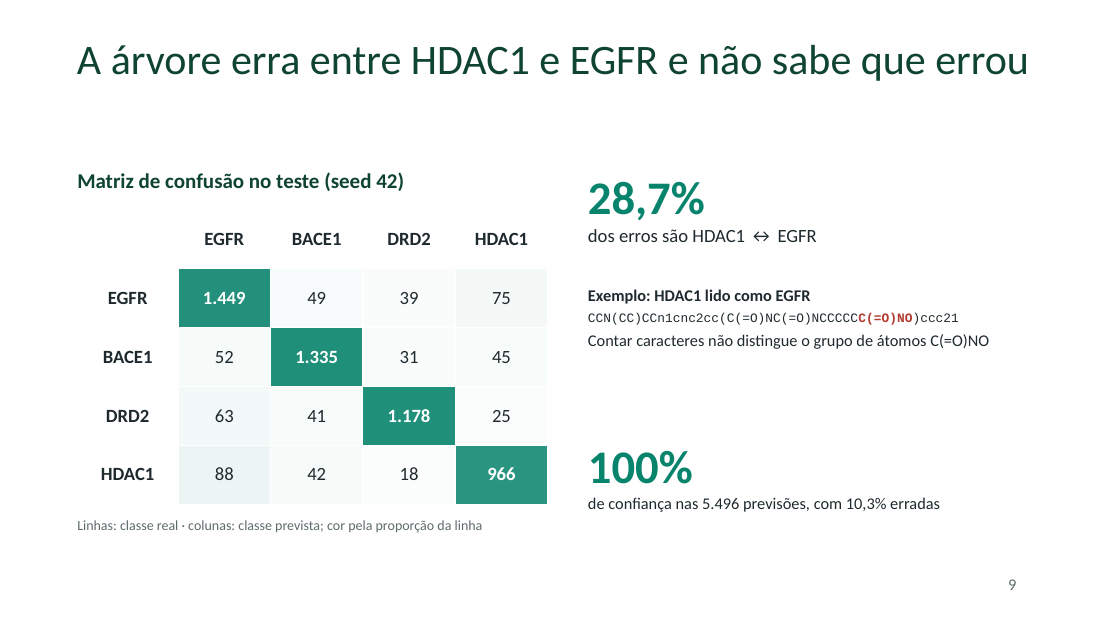
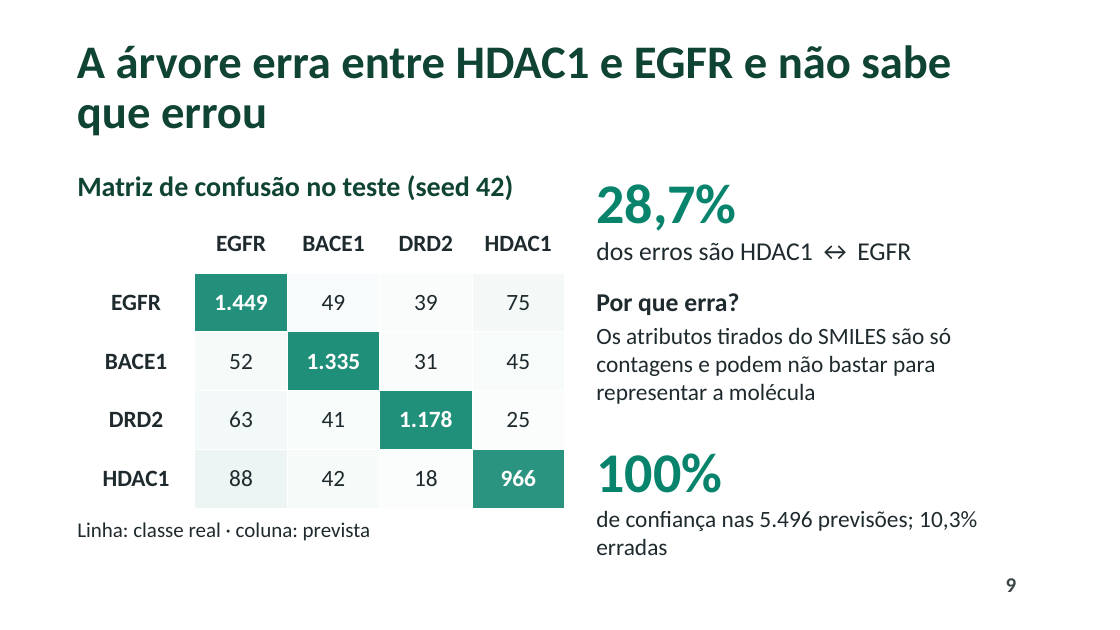
Before and after one commit to pumba-dev/machine-learning-practice, a slide deck: slide 9 of slides/apresentacao.pptx. Drawn at 1120x630 pixels with LibreOffice and Linux fonts; fonts in the diff are those of the drawing; background and template pictures are left out. Boxes give left, top, right and bottom in pixels: in the first picture for what was removed or moved away, otherwise in the second. Text is boxed around its words. In the diff, an @@ line names an element or a change of style, - is before the commit and + after.

```diff
--- a/slides/apresentacao.pptx
+++ b/slides/apresentacao.pptx
@@ title "A árvore erra entre HDAC1 ..." at [77, 45, 951, 136]: size 36 to 40 pt, bold on @@
@@ text "Matriz de confusão no teste ..." at [77, 175, 513, 200]: size 18 to 24 pt @@
@@ text "28,7%": place and size @@
-text "28,7%" at [588, 181, 817, 242]
+text "28,7%" at [596, 184, 911, 260]
@@ text "28,7%" at [596, 184, 911, 260]: size 40 to 48 pt in "28,7%"; size 16 to 22 pt in "dos erros são HDAC1 ↔ EGFR" @@
@@ table at [77, 214, 565, 508] @@
@@ size 16 to 20 pt @@
@@ table: place and size @@
-table at [77, 210, 548, 504]
+table at [77, 214, 565, 508]
@@ text at [596, 293, 951, 404]: text changed; size 14 to 20 pt @@
-Exemplo: HDAC1 lido como EGFR
-CCN(CC)CCn1cnc2cc(C(=O)NC(=O)NCCCCCC(=O)NO)ccc21
-Contar caracteres não distingue o grupo de átomos C(=O)NO
+Por que erra?
+Os atributos tirados do SMILES são só contagens e podem não bastar para representar a molécula
@@ text "100%": place and size @@
-text "100%" at [588, 451, 940, 512]
+text "100%" at [596, 453, 977, 555]
@@ text at [596, 453, 722, 493]: size 40 to 48 pt in "100%" @@
@@ text at [77, 522, 370, 541]: text changed; size 12 to 18 pt; text colour #5F6B6D to #1F2A2E @@
-Linhas: classe real · colunas: classe prevista; cor pela proporção da linha
+Linha: classe real · coluna: prevista
@@ text at [596, 510, 977, 555]: text changed; size 14 to 20 pt @@
-de confiança nas 5.496 previsões, com 10,3% erradas
+de confiança nas 5.496 previsões; 10,3% erradas
@@ page number at [1006, 578, 1017, 592]: size 14 to 18 pt, text colour #5F6B6D to #3C4649, bold on @@
```
Also in this commit, not shown: 9 other slides changed, 4 other files.
